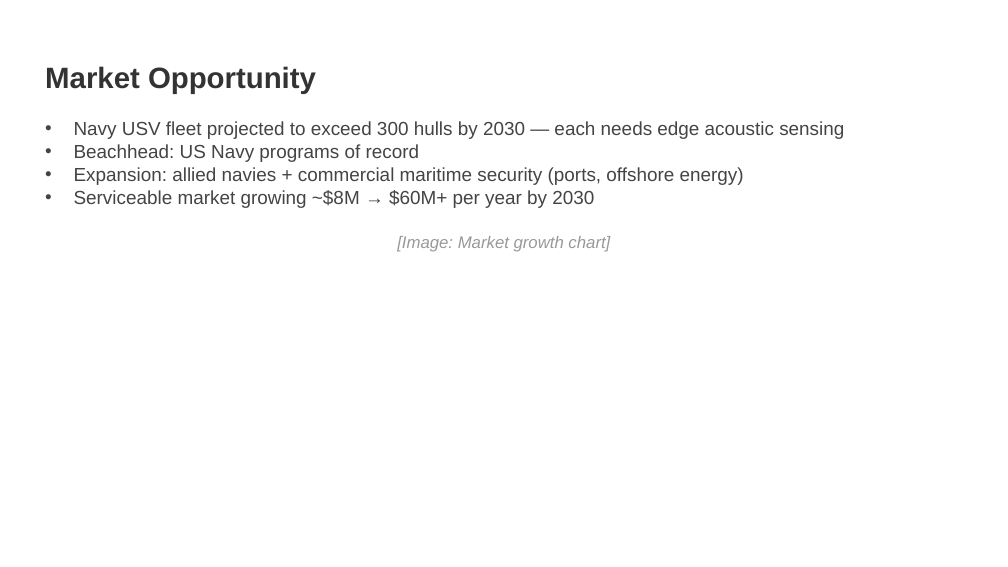
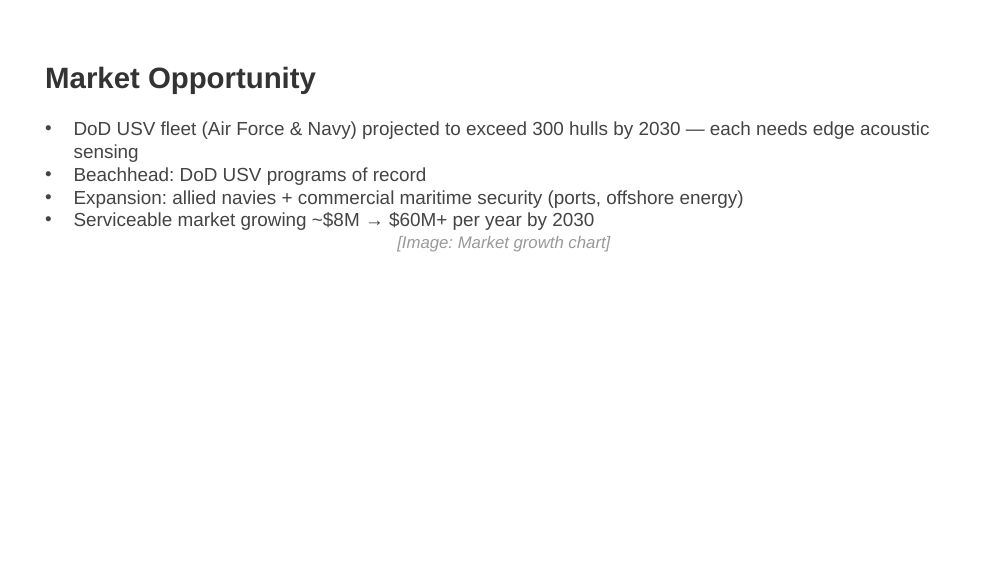
Before and after one commit to ubi-wagner/govwin, a slide deck: slide 2 of docs/sample-proposal/Aerivio_Commercialization.pptx. Drawn at 1008x567 pixels with LibreOffice and Linux fonts; fonts in the diff are those of the drawing. Boxes give left, top, right and bottom in pixels: in the first picture for what was removed or moved away, otherwise in the second. Text is boxed around its words. In the diff, an @@ line names an element or a change of style, - is before the commit and + after.

```diff
--- a/docs/sample-proposal/Aerivio_Commercialization.pptx
+++ b/docs/sample-proposal/Aerivio_Commercialization.pptx
@@ text at (74,121,929,185): text changed @@
-• Navy USV fleet projected to exceed 300 hulls by 2030 — each needs edge acoustic sensing
-• Beachhead: US Navy programs of record
+• DoD USV fleet (Air Force & Navy) projected to exceed 300 hulls by 2030 — each needs edge acoustic sensing
+• Beachhead: DoD USV programs of record
```
Also in this commit, not shown: 2 other slides changed, 12 other files.
